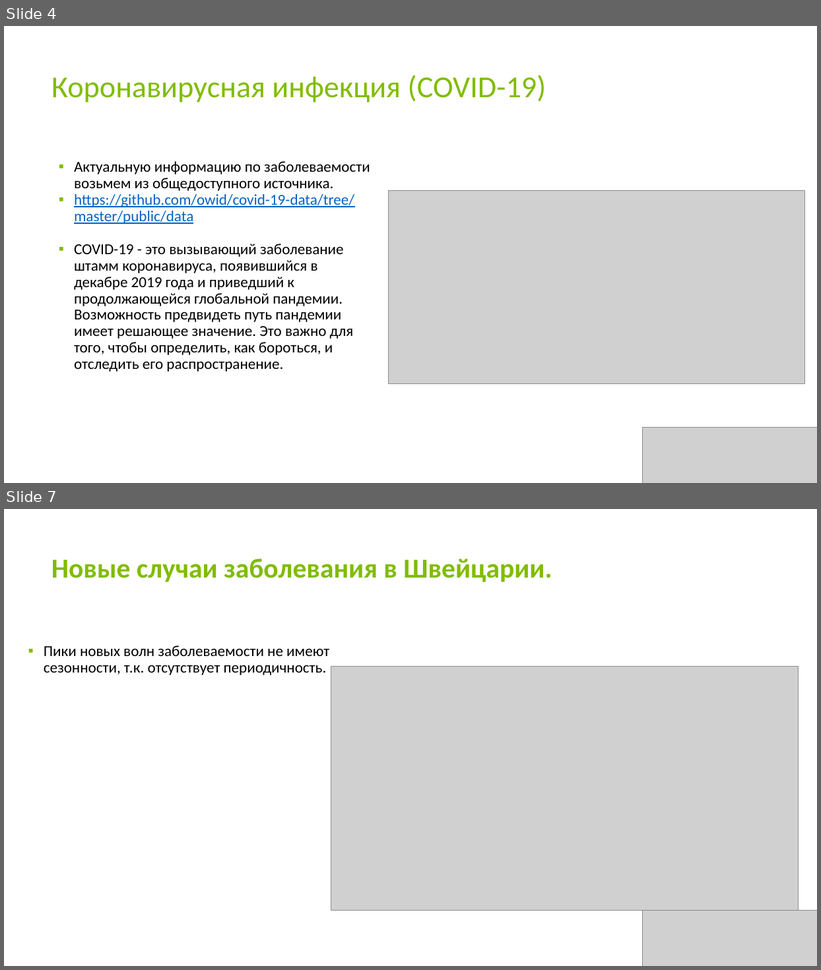
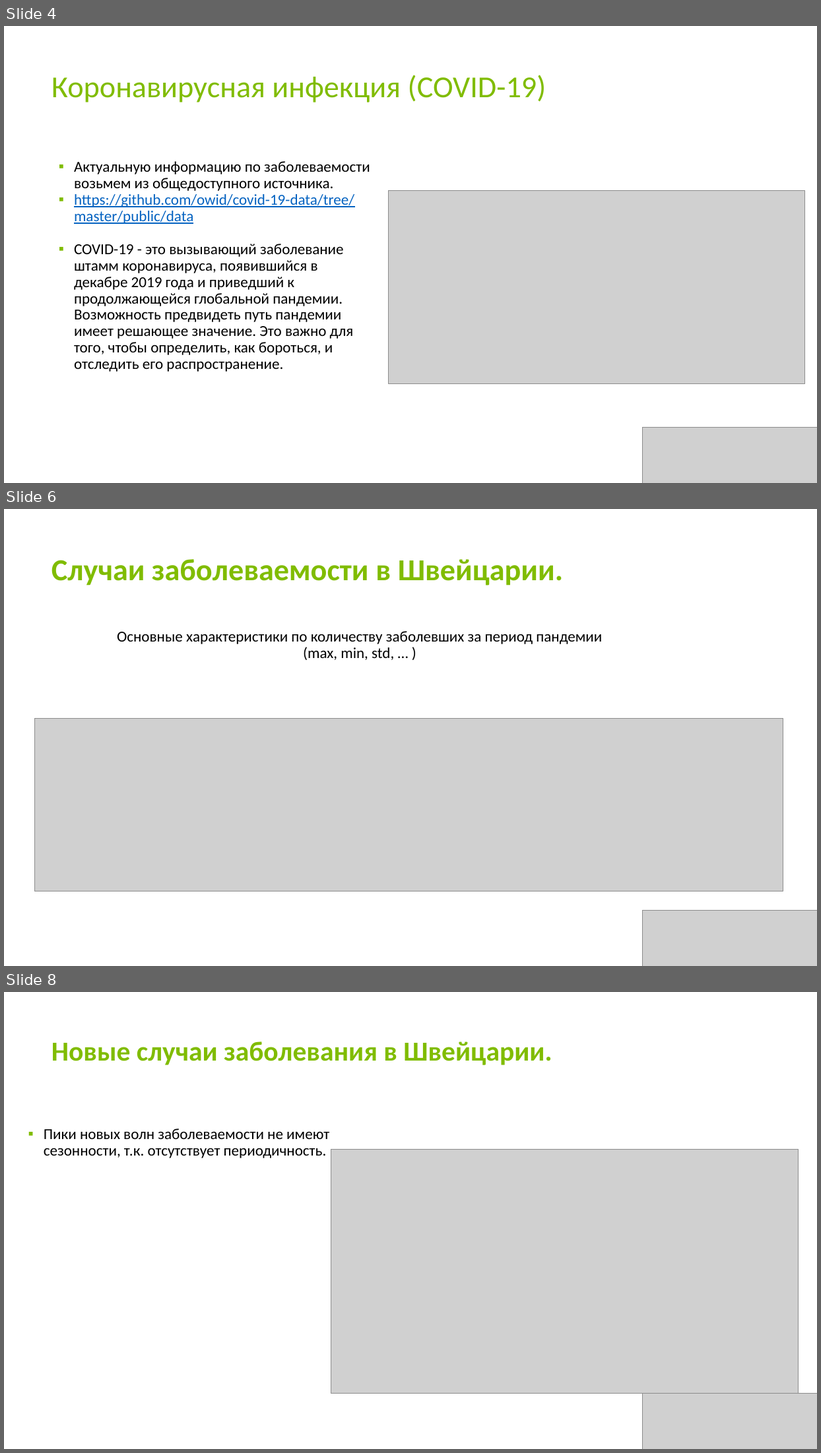
Before and after one commit to KseniyaSilenkova/-Final_examination_Switzerland, a slide deck: Презентация Силенкова Ксения Анатольевна.pptx. Shown one above the other, each under a label of ours: slides 4 and 7 before the commit, slides 4, 6 and 8 after it; the slides between them are not shown. The pictures are 821x970 and 821x1453 pixels, drawn with LibreOffice and Linux fonts; fonts in the diff are those of the drawing; grey boxes stand for pictures. Boxes give left, top, right and bottom in pixels: in the first picture for what was removed or moved away, otherwise in the second. Text is boxed around its words. In the diff, an @@ line names an element or a change of style, - is before the commit and + after.

```diff
--- a/Презентация Силенкова Ксения Анатольевна.pptx
+++ b/Презентация Силенкова Ксения Анатольевна.pptx
@@ slide 6 added at box(4, 509, 817, 966), background #FFFFFF @@
@@ title added at box(52, 559, 563, 586), 36 pt, text #80BC00, bold @@
+Случаи заболеваемости в Швейцарии.
@@ text added at box(117, 631, 602, 660), 18 pt, text #000000 @@
+Основные характеристики по количеству заболевших за период пандемии (max, min, std, … )
@@ picture added at box(34, 719, 783, 891) @@
@@ picture added at box(643, 911, 817, 966) @@
@@ what was slide 7 is now slide 8 @@
```
Also in this commit, not shown: 5 slides changed, 1 other slide added, 1 slide removed.
